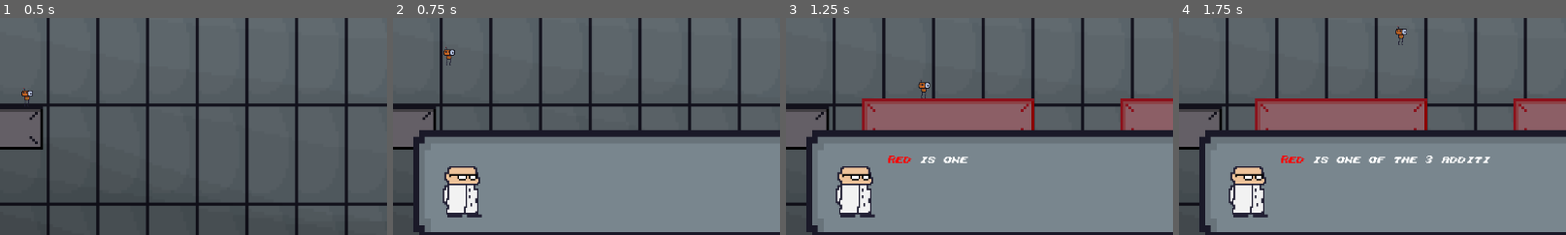
Above: before the commit, frames 1-4 (left to right).
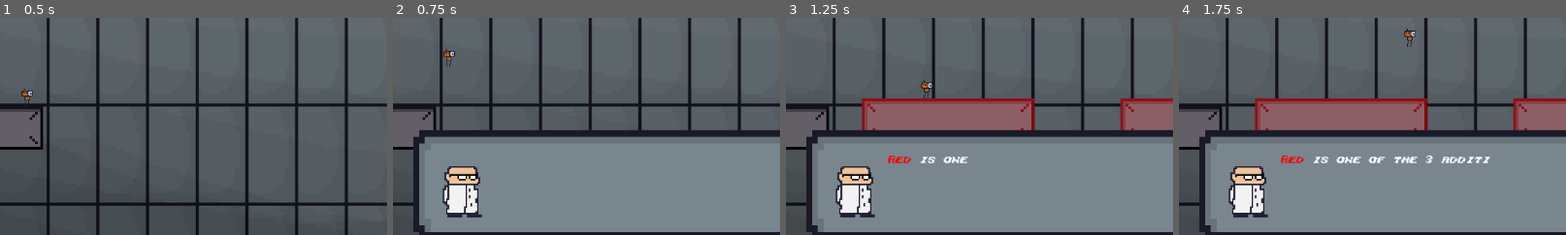
Above: after the commit, the same moments.

Repository: Gamnraa/gmtk2025
Game: Godot game, scene res://MainScene.tscn
Two runs of this game, one before a commit and one after it. Both use one fixed random seed, a clock stepped at 60 frames per second and the inputs below.
Inputs:
- Up to frame 1 (0.5 s): no input
- Up to frame 2 (0.75 s): tap Enter (enter) at 0.5 s; hold D (right) from 0.53 s (still down); tap Space (jump) at 0.6 s
- Up to frame 3 (1.25 s): keep holding D (right); tap Space (jump) at 0.77, 1.07 s
- Up to frame 4 (1.75 s): keep holding D (right); tap Enter (enter) at 1.35 s; tap Space (jump) at 1.52, 1.55 s
The pictures show only the part of the screen within x 0-50%, y 49-99%; the shares and areas given below are measured in that part.

Frame 1 is identical in both runs. In frame 2, 0.1% of the frame differs, in the area x 13-17%, y 13-23%; in frame 3, 0.1%; in frame 4, 0.2%, in the area x 55-62%, y 3-14%.

Commit message:
Speed adjustments

Diff:
--- a/Scripts/player.gd
+++ b/Scripts/player.gd
@@ -1,8 +1,9 @@
 extends CharacterBody2D
 var max_speed = 150
-var ground_speed = 220
+var ground_speed = 244
 var air_speed = 270
-var accel = 22
+var accel = 21
+var jump_force = 572.4
 
 var coyote_timer = 5
 var coyote_timer_max = 5
@@ -41,7 +42,7 @@
 		if is_on_floor(): $Sprite2D/AnimationPlayer.play("player-walk")
 
 	if (grounded or coyote_timer > 0) and Input.is_action_just_pressed("jump"):
-		velocity.y = -air_speed * 2.17
+		velocity.y = -jump_force
 		if velocity.x > 0: velocity.x += 350
 		if velocity.x < 0: velocity.x -= 350
 
@@ -49,6 +50,6 @@
 		velocity.x = move_toward(velocity.x, 0, accel)
 		$Sprite2D/AnimationPlayer.play("player-idle")
 
-	if not was_grounded and grounded: velocity.x = max(velocity.x - (accel * 6.7), 0)
+	if not was_grounded and grounded: velocity.x = max(velocity.x - (accel * 5.13), 0)
 	was_grounded = grounded
 	move_and_slide()
